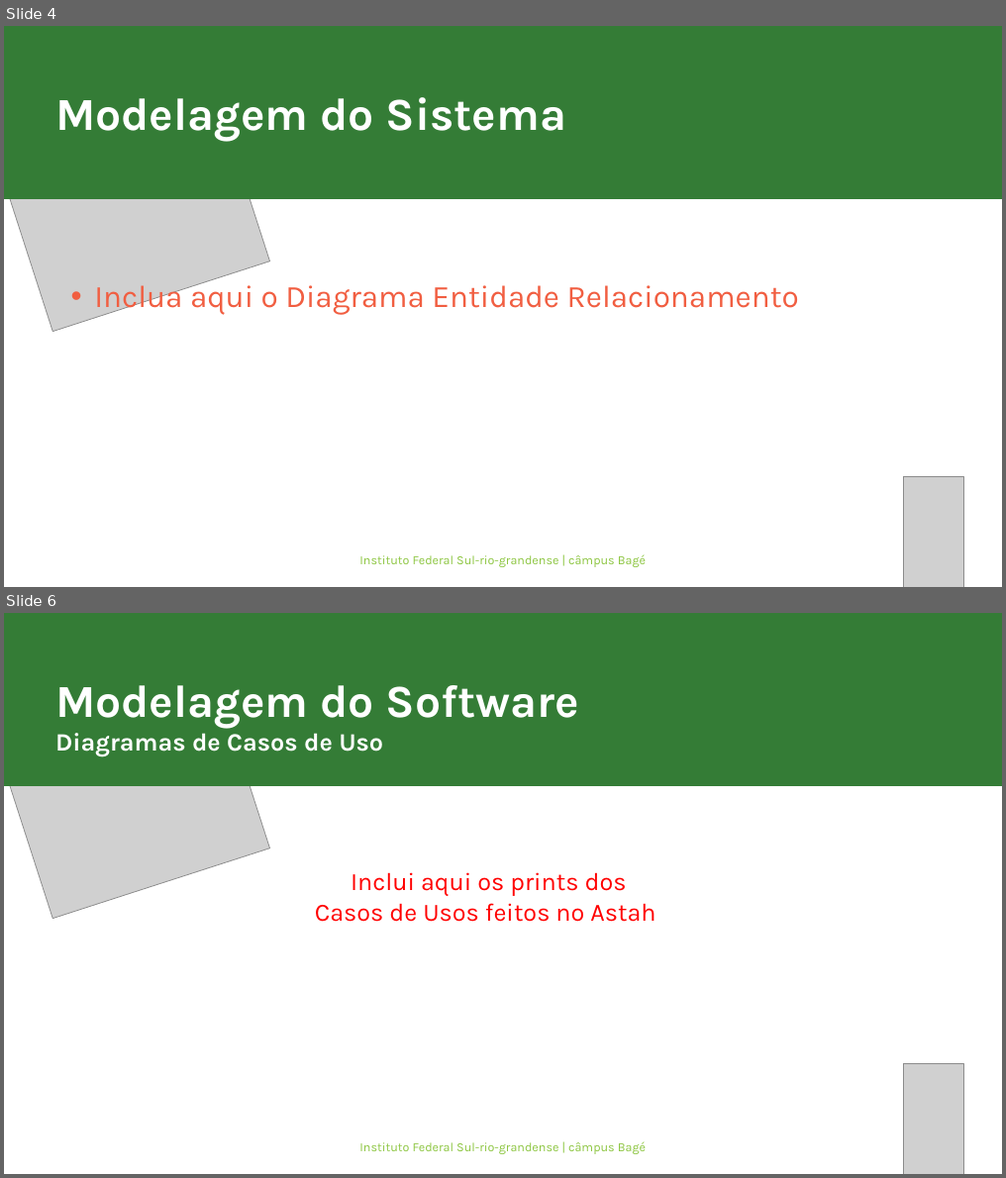
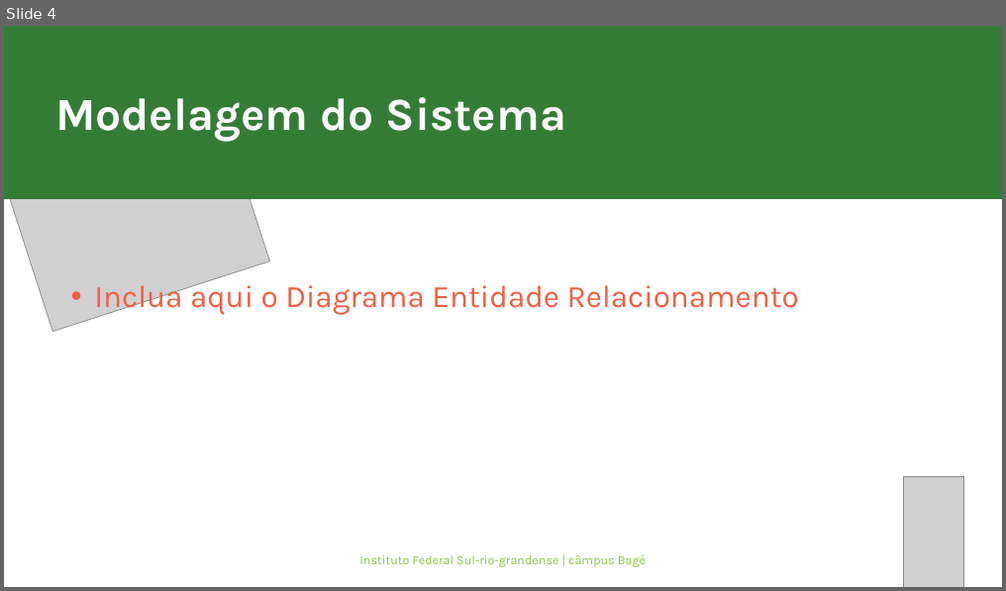
Before and after one commit to fpratescamargo/Projeto-de-Software, a slide deck: Apresentação_SeminarioII.pptx. Shown one above the other, each under a label of ours: slides 4 and 6 before the commit, slide 4 after it; the slides between them are not shown. The pictures are 1006x1178 and 1006x591 pixels, drawn with LibreOffice and Linux fonts; fonts in the diff are those of the drawing; grey boxes stand for pictures. Boxes give left, top, right and bottom in pixels: in the first picture for what was removed or moved away, otherwise in the second. Text is boxed around its words. In the diff, an @@ line names an element or a change of style, - is before the commit and + after.

```diff
--- a/Apresentação_SeminarioII.pptx
+++ b/Apresentação_SeminarioII.pptx
@@ slide 6 removed at box(4, 613, 1002, 1174), background #FFFFFF @@
@@ picture removed at box(4, 613, 270, 918) @@
@@ rectangle removed at box(4, 613, 1002, 786) @@
@@ text removed at box(55, 685, 579, 758) @@
-Modelagem do Software
-Diagramas de Casos de Uso
@@ text removed at box(315, 872, 655, 922) @@
-Inclui aqui os prints dos
-Casos de Usos feitos no Astah
@@ picture removed at box(904, 1063, 963, 1174) @@
@@ text removed at box(359, 1142, 646, 1155) @@
-Instituto Federal Sul-rio-grandense | câmpus Bagé
```
Also in this commit, not shown: 2 slides changed, 1 other slide removed.
